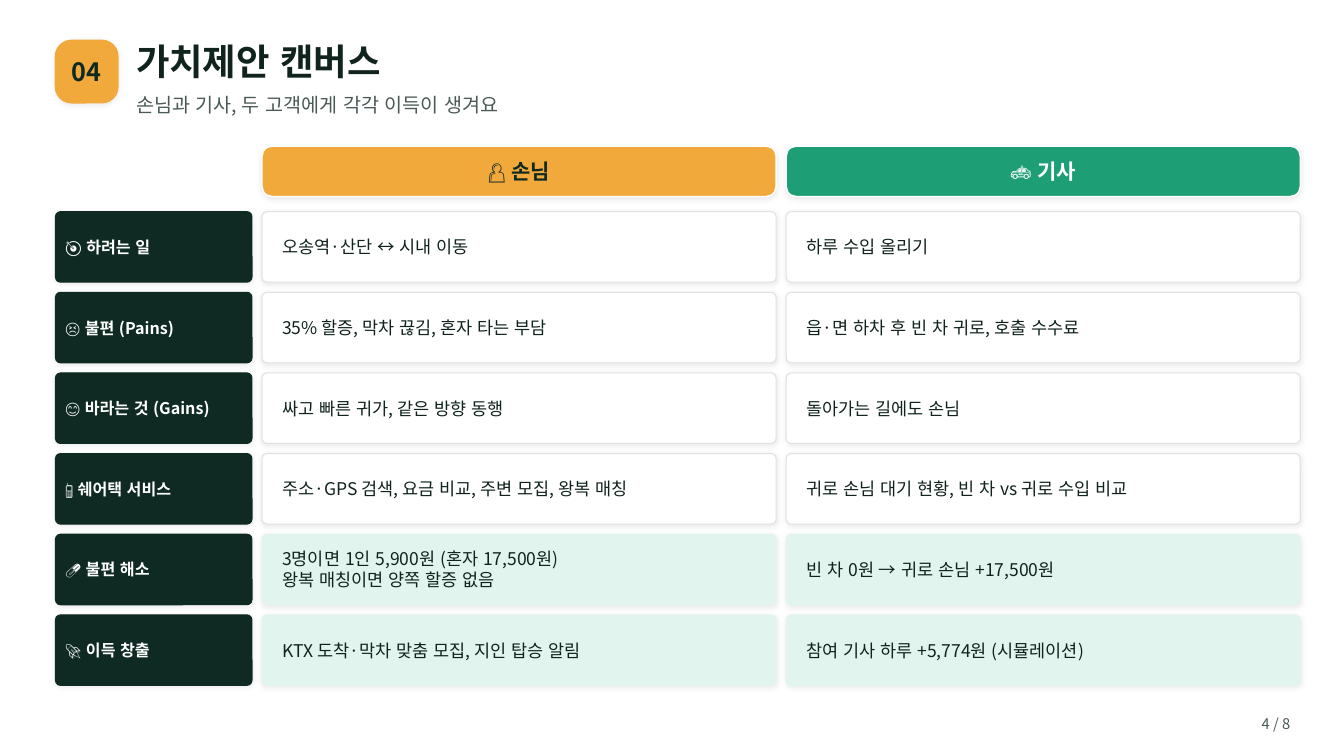
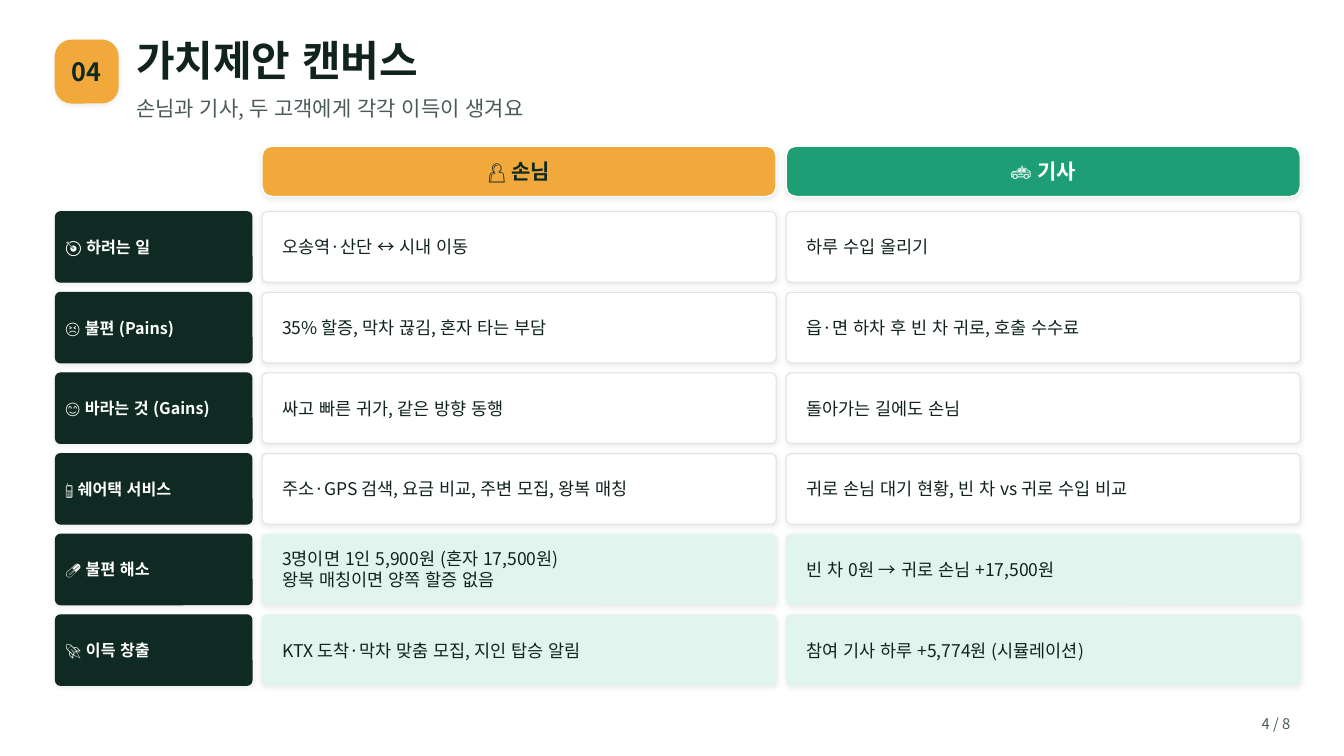
Before and after one commit to gysosm-glitch/TAXI, a slide deck: slide 4 of presentation/쉐어택_발표_v2.pptx. Drawn at 1344x756 pixels with LibreOffice and Linux fonts; fonts in the diff are those of the drawing; background and template pictures are left out. Boxes give left, top, right and bottom in pixels: in the first picture for what was removed or moved away, otherwise in the second. Text is boxed around its words. In the diff, an @@ line names an element or a change of style, - is before the commit and + after.

```diff
--- a/presentation/쉐어택_발표_v2.pptx
+++ b/presentation/쉐어택_발표_v2.pptx
@@ text "가치제안 캔버스" at (136,40,418,80): size 26 to 30 pt @@
@@ text "손님과 기사, 두 고객에게 각각 ..." at (136,98,524,120): size 14 to 15 pt @@
```
Also in this commit, not shown: 6 other slides changed, 1 other file.
